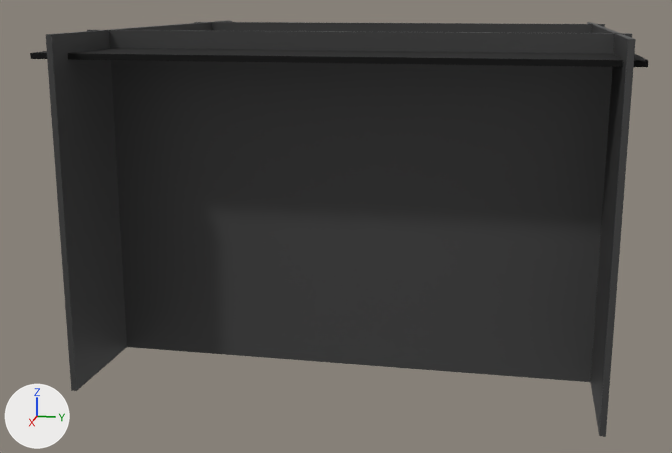
The Blender file Map.blend: old version first, new version second.
One viewpoint serves both versions: a camera (50 mm lens) standing at (374.0, 64.0, 134.0) and looking at (4.0, -10.0, 42.0). Every picture has the same lights, and +X, +Y and +Z are marked at lower left.
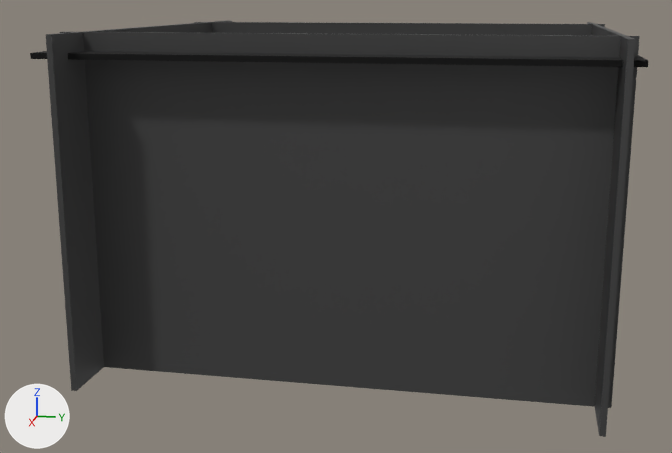
Pixel boxes (x1, y1, x2, y2) of what changed, in the pictures (672 x 453 px):
'Cube.021', moved: before (87, 30, 632, 382); after (60, 32, 640, 408)

Patch to the scene script:
```diff
--- a/Map.blend.py
+++ b/Map.blend.py
@@ ob_cube_021 @@
 ob_cube_021 = bpy.data.objects.new('Cube.021', me_cube)
-ob_cube_021.location = (48.4, 1.6, 61.6)
+ob_cube_021.location = (69.4, 1.6, 61.6)
 ob_cube_021.scale = (1.0, 95.8, 61.4)
```
